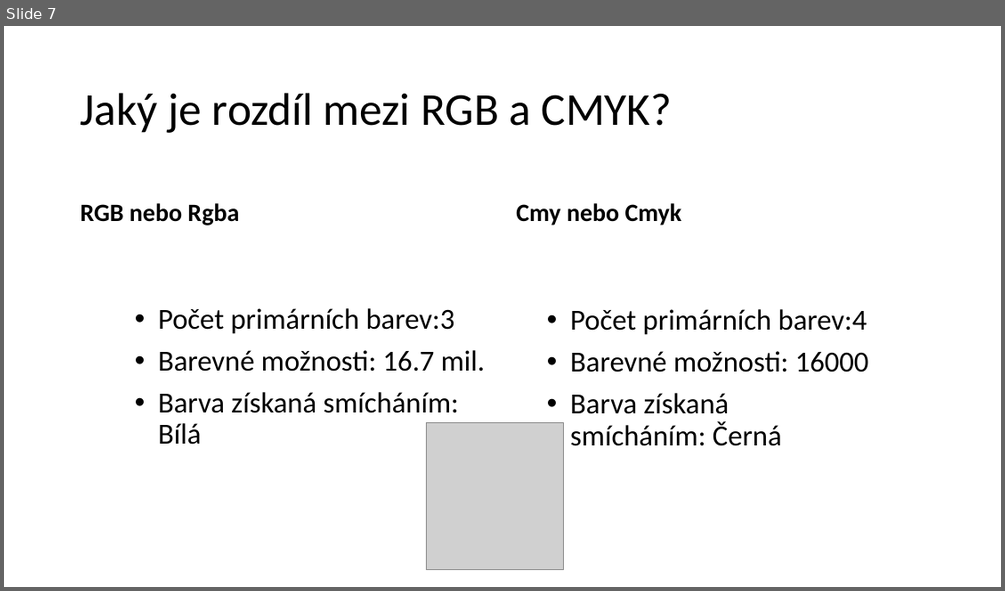
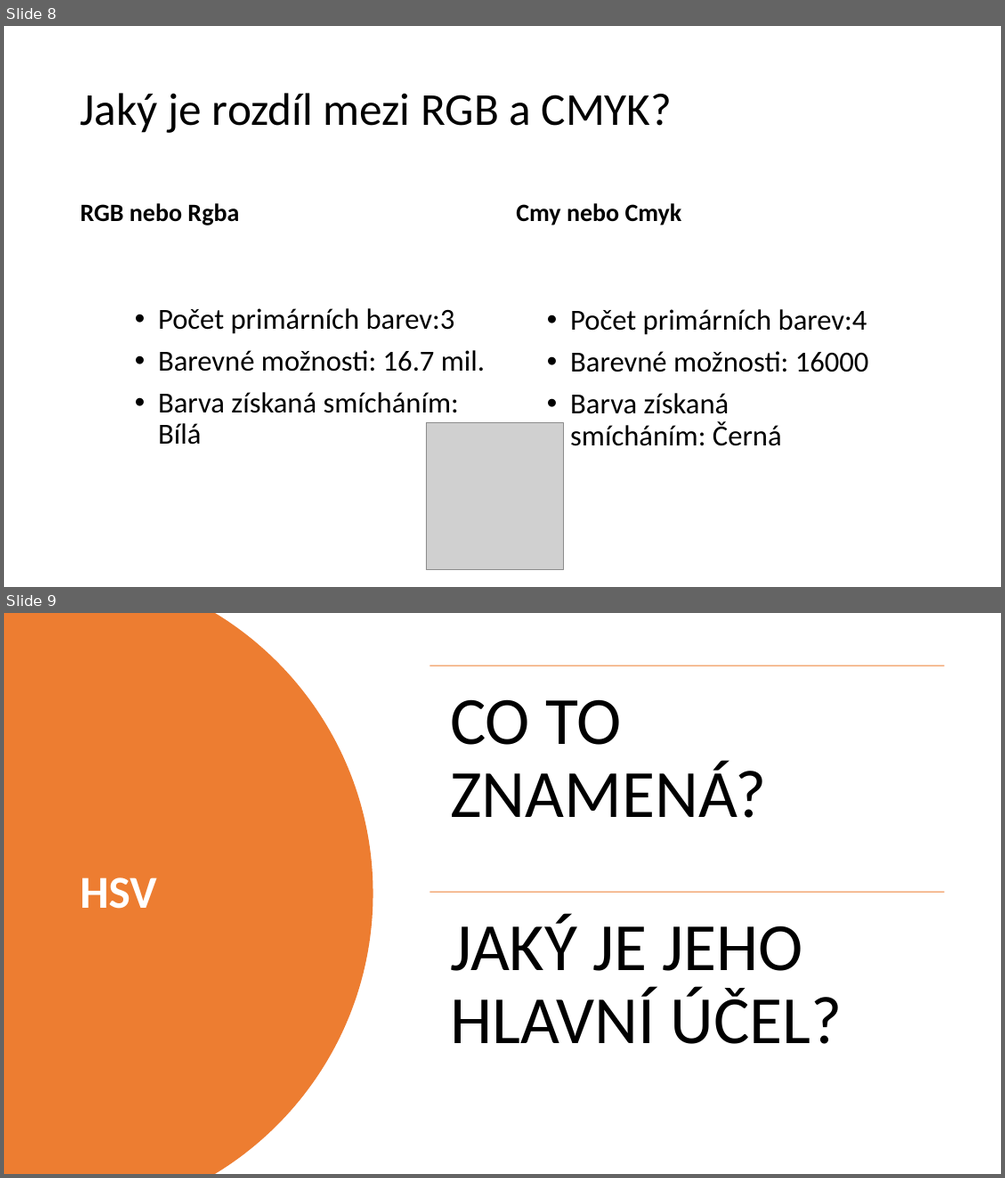
Before and after one commit to ibabayev7/barva, a slide deck: Presentation for IT.pptx. Shown one above the other, each under a label of ours: slide 7 before the commit, slides 8 and 9 after it. The pictures are 1005x591 and 1005x1178 pixels, drawn with LibreOffice and Linux fonts; fonts in the diff are those of the drawing; grey boxes stand for pictures. Boxes give left, top, right and bottom in pixels: in the first picture for what was removed or moved away, otherwise in the second. Text is boxed around its words. In the diff, an @@ line names an element or a change of style, - is before the commit and + after.

```diff
--- a/Presentation for IT.pptx
+++ b/Presentation for IT.pptx
@@ slide 9 added at bbox=[4, 613, 1001, 1174], background #FFFFFF @@
@@ freeform shape added at bbox=[4, 613, 372, 1174], fill #ED7D31 @@
@@ title added at bbox=[80, 877, 156, 908], 44 pt, text #FFFFFF, bold @@
+HSV
@@ group added at bbox=[430, 666, 945, 1044]: 2 lines, 2 texts @@
+CO TO ZNAMENÁ?
+JAKÝ JE JEHO HLAVNÍ ÚČEL?
@@ what was slide 7 is now slide 8 @@
```
Also in this commit, not shown: 8 slides changed, 2 other slides added.
